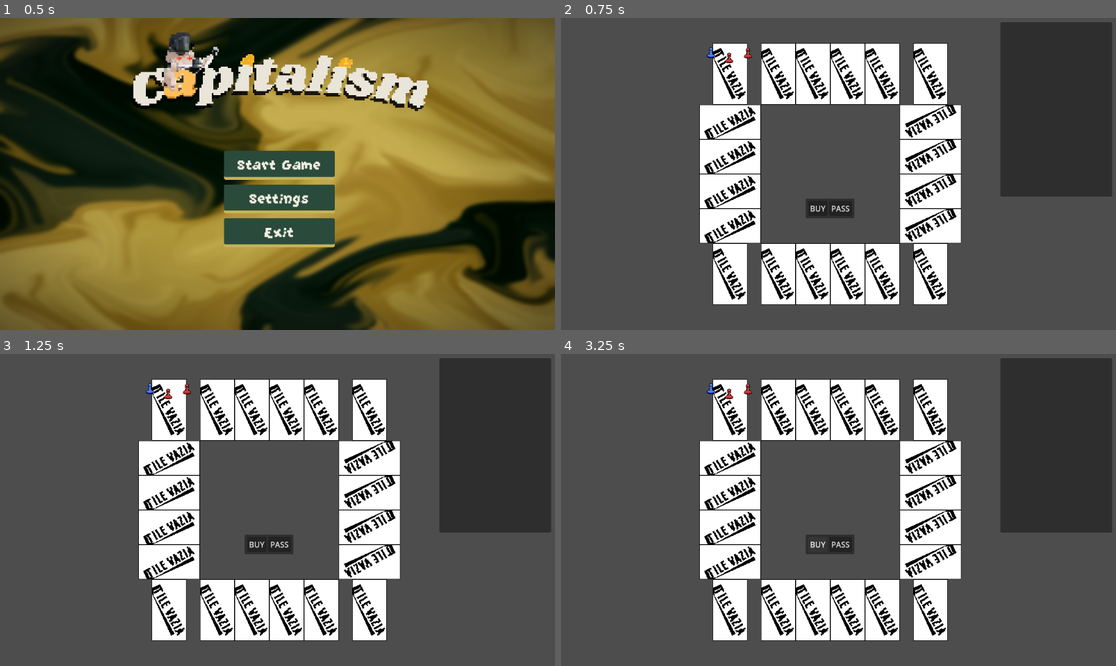
Above: before the commit, frames 1-4 (two rows, left to right).
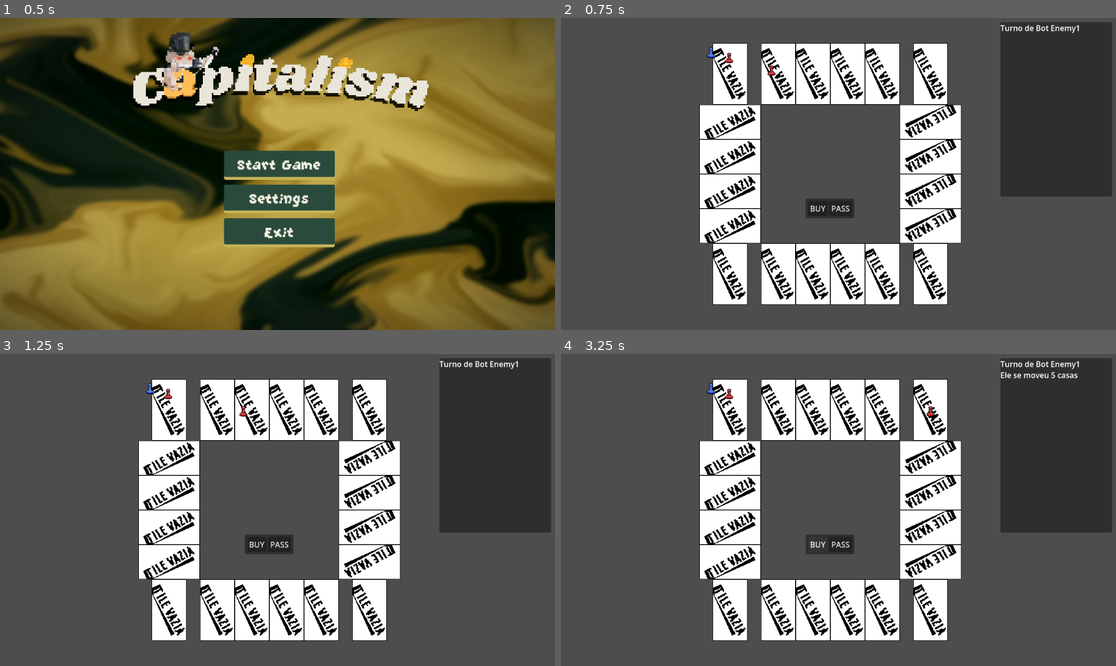
Above: after the commit, the same moments.

Repository: JosueMonteiroUchoaAlves/monopoly-godot
Game: Godot game, scene res://scenes/Game.tscn
The game is run twice, just before and just after one commit, with the same random seed, the same clock (stepped at 60 frames per second) and the same inputs.
Inputs:
- Up to frame 1 (0.5 s): no input
- Up to frame 2 (0.75 s): click "Start Game" at 0.5 s
- Up to frame 3 (1.25 s): no input
- Up to frame 4 (3.25 s): click "BUY" at 1.25 s; click "PASS" at 2 s; click "BUY" at 2.75 s

Frame 1 is identical in both runs. In frame 2, 0.2% of the frame differs, in the area x 32-94%, y 2-19%; in frame 3, 0.2%; in frame 4, 0.4%, in the area x 32-94%, y 2-21%.
Error before the commit: Parse Error: There is already a variable named "turn_context" declared in this scope. (res://scenes/scripts/Round.gd:93)

Commit message:
feat(game): solving slight changes

Diff:
--- a/resources/properties/oil_platform/oil_platform.tres
+++ b/resources/properties/oil_platform/oil_platform.tres
@@ -5,6 +5,7 @@
 
 [resource]
 script = ExtResource("1_p5scy")
+_price = 50
 _name = "Plataforma de Petroleo"
 _description = "1/4 de chance de explodir"
 _store_price = 3
--- a/scenes/scripts/Round.gd
+++ b/scenes/scripts/Round.gd
@@ -87,8 +87,6 @@
 func start_round() -> void:
 	var rng = RandomNumberGenerator.new()
 	var current_turn_index: int = 0
-
-	var turn_context = TurnContext.new()
 
 	var turn_context = TurnContext.new()
 
